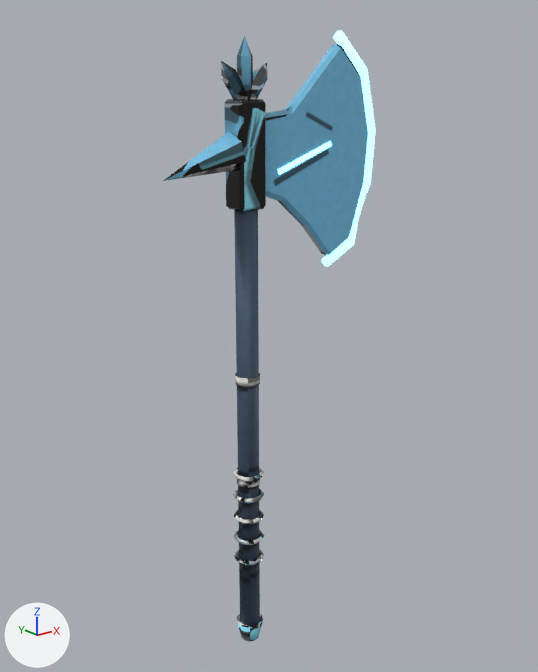
Renders of the FBX model Blender_Exports/Weapons/Heavy/04_tundra_heavy.fbx from each side of a commit.
Camera for both pictures: a camera (50 mm lens) standing at (-0.925, -1.231, 0.919) and looking at (0.08, 0.025, 0.416). The axes (+X, +Y, +Z) are drawn at lower left. The lights are the same throughout. The picture after the commit comes second.

Names of what the first picture shows: 'Weapon'.
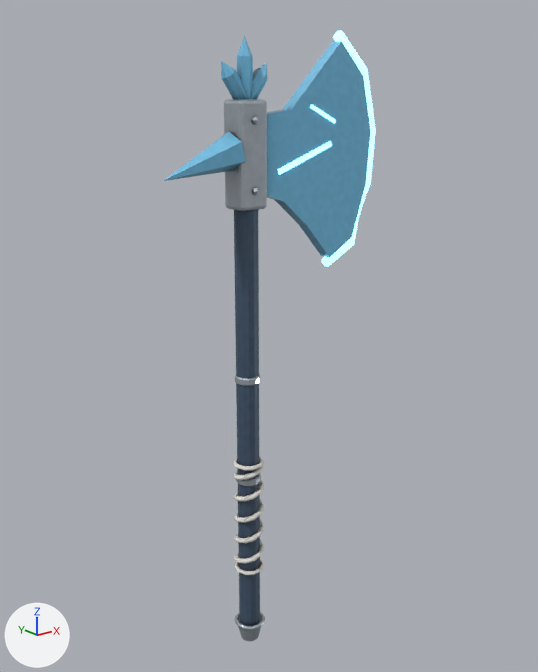
Location of each change, [x1, y1, x2, y2] in pixels of the pictures (538 x 672 px; the box of a moved part takes in the faces that stretch with it):
part 1 of me_weapon, added
    after: [252, 116, 259, 124]
part 2 of me_weapon, moved or reshaped
    before: [234, 549, 264, 565]
    after: [234, 560, 264, 575]
part 3 of me_weapon, moved or reshaped
    before: [233, 468, 264, 482]
    after: [233, 457, 264, 471]
part 4 of me_weapon, rebuilt
    before: [266, 44, 368, 255]
    after: [267, 41, 371, 257]
part 5 of me_weapon, rebuilt
    before: [235, 372, 260, 387]
    after: [235, 374, 260, 386]
part 6 of me_weapon, rebuilt
    before: [237, 479, 260, 488]
    after: [236, 473, 261, 487]
part 7 of me_weapon, added
    after: [233, 457, 265, 564]
part 8 of me_weapon, added
    after: [235, 612, 265, 630]
part 9 of me_weapon, built on
    before: [234, 209, 263, 641]
    after: [224, 99, 336, 641]
part 10 of me_weapon, deleted
    before: [233, 489, 264, 545]
part 11 of me_weapon, surface changed
    both: [164, 35, 374, 640]

The change, as a diff of the scene's bpy script:
```diff
--- a/Blender_Exports/Weapons/Heavy/04_tundra_heavy.fbx.py
+++ b/Blender_Exports/Weapons/Heavy/04_tundra_heavy.fbx.py
@@ me_weapon @@
 # used by ob_weapon; location = (0.0, 0.0, 0.0)
-me_weapon.from_pydata(...)  # 452 vertices, 876 faces; spans x -0.195..0.366, y -0.034..0.034, z -0.336..1.064
+me_weapon.from_pydata(...)  # 783 vertices, 1534 faces; spans x -0.195..0.366, y -0.039..0.038, z -0.336..1.064
+# me_weapon part 1: a new loose piece, a UV sphere (6 segments, 4 rings, poles along z) spanning x -0.007..0.007, y -0.039..-0.023, z 0.878..0.894, in mat_tundra_heavy_main
+# me_weapon part 2: the loose piece of 40 vertices spanning x -0.036..0.036, y -0.034..0.034, z -0.115..-0.103 is moved by (0.0, 0.0, -0.027)
+# me_weapon part 3: the loose piece of 40 vertices spanning x -0.036..0.036, y -0.034..0.034, z 0.103..0.115 is moved by (0.0, 0.0, 0.027)
+# me_weapon part 4: the loose piece of 62 vertices spanning x 0.029..0.341, y -0.015..0.015, z 0.588..1.036 is rebuilt with 48 vertices and now spans x 0.029..0.341, y -0.015..0.015, z 0.584..1.042
+# me_weapon part 5: the loose piece of 20 vertices spanning x -0.027..0.027, y -0.028..0.028, z 0.331..0.351 is rebuilt with 48 vertices and now spans x -0.028..0.028, y -0.028..0.028, z 0.331..0.351
+# me_weapon part 6: the loose piece of 20 vertices spanning x -0.027..0.027, y -0.028..0.028, z 0.088..0.107 is rebuilt with 48 vertices and now spans x -0.028..0.028, y -0.028..0.028, z 0.088..0.107
+# me_weapon part 7: a new loose piece of 255 vertices spanning x -0.037..0.037, y -0.035..0.035, z -0.142..0.142, in mat_tundra_heavy_main
+# me_weapon part 8: a new loose piece of 48 vertices spanning x -0.038..0.038, y -0.038..0.038, z -0.294..-0.283, in mat_tundra_heavy_main
+# me_weapon part 9: 10 vertices moved from x -0.031..0.024, y -0.027..0.027, z -0.336..0.857 to x -0.017..0.033, y -0.029..0.029, z -0.336..0.857; 22 vertices removed from x -0.024..0.031, y -0.027..0.027, z -0.336..0.857; 88 vertices added at x -0.033..0.232, y -0.029..0.028, z -0.336..0.923
+# me_weapon part 10: 120 vertices removed from x -0.036..0.036, y -0.034..0.034, z -0.06..0.06
+# me_weapon part 11: 170 kept faces spanning x -0.195..0.366, y -0.034..0.034, z -0.336..1.064 get new texture (UV) coordinates
+# other edits to the shape of me_weapon do not show in these pictures
 me_weapon.materials.append(mat_tundra_heavy_main)
```
